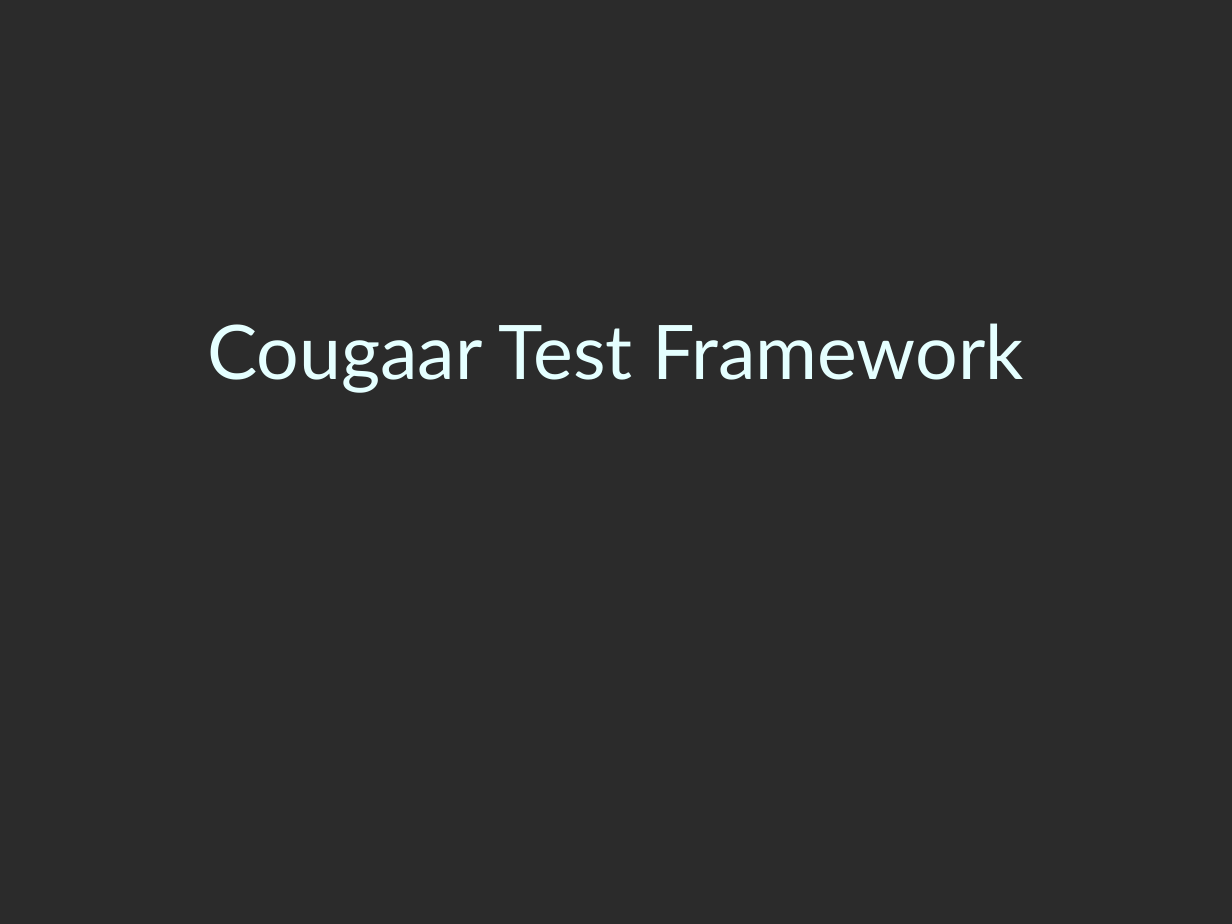
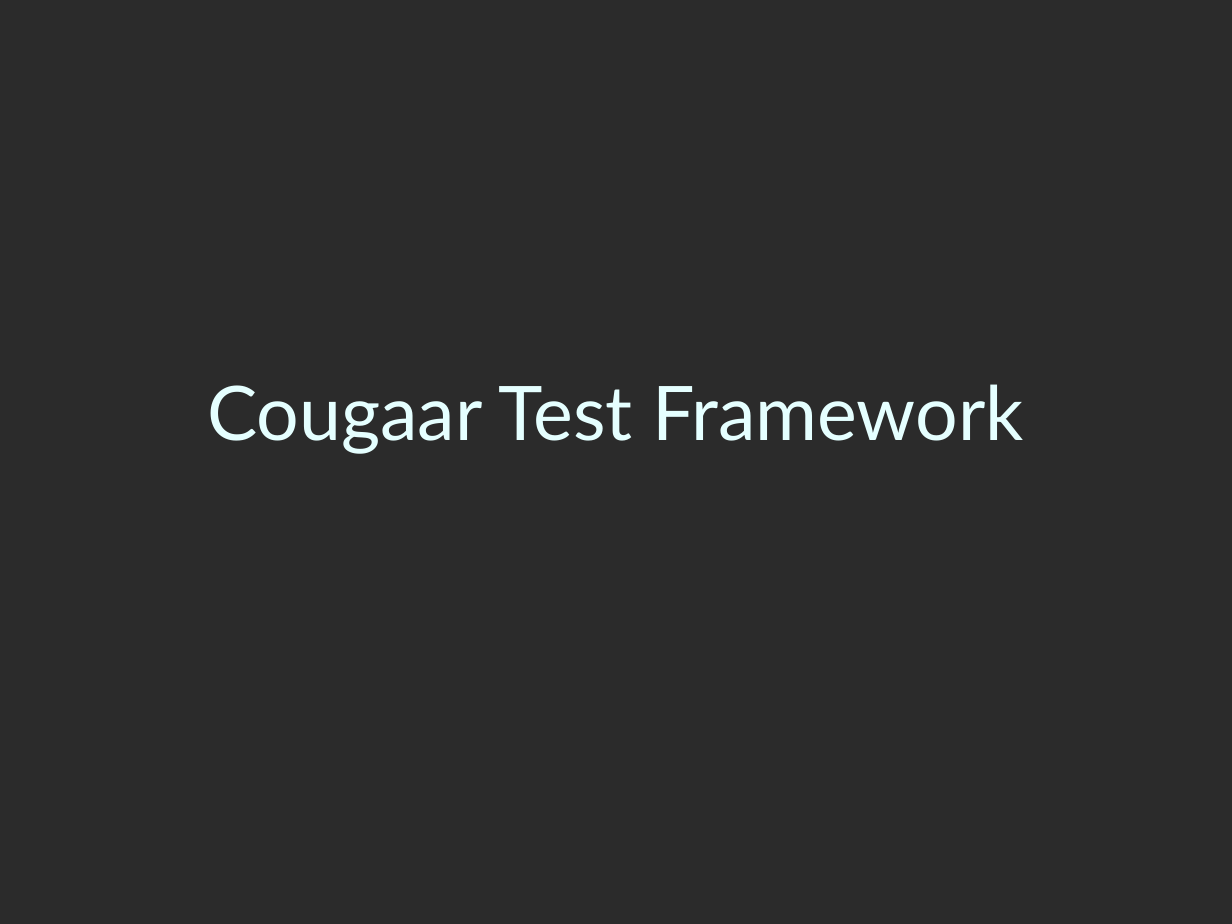
Before and after one commit to codeaudit/cougaar-cougaarunit, a slide deck: slide 1 of CougaarUnit/Cougaar Test Framework.ppt. Drawn at 1232x924 pixels with LibreOffice and Linux fonts; fonts in the diff are those of the drawing; background and template pictures are left out; a plain dark background stands for a picture behind light text. Boxes give left, top, right and bottom in pixels: in the first picture for what was removed or moved away, otherwise in the second. Text is boxed around its words. In the diff, an @@ line names an element or a change of style, - is before the commit and + after.

```diff
--- a/CougaarUnit/Cougaar Test Framework.ppt
+++ b/CougaarUnit/Cougaar Test Framework.ppt
@@ title "Cougaar Test Framework": place and size @@
-title "Cougaar Test Framework" at box(207, 323, 1024, 392)
+title "Cougaar Test Framework" at box(207, 384, 1024, 454)
```
Also in this commit, not shown: 5 other slides changed, 1 slide added, 1 slide removed, 1 other file.
